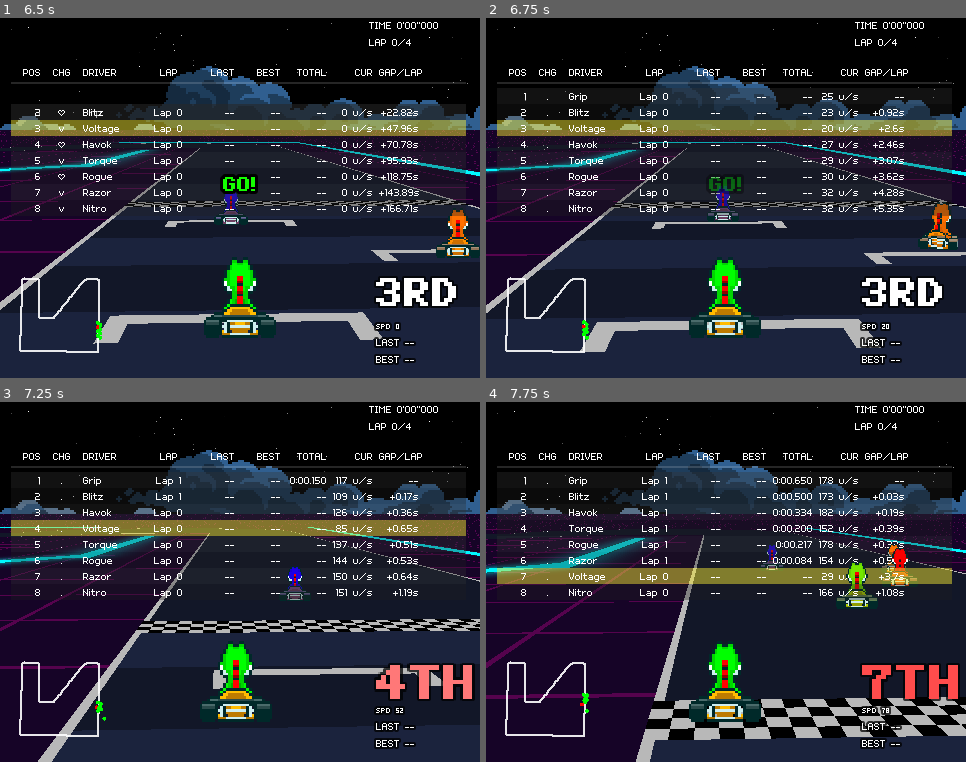
Above: before the commit, frames 1-4 (two rows, left to right).
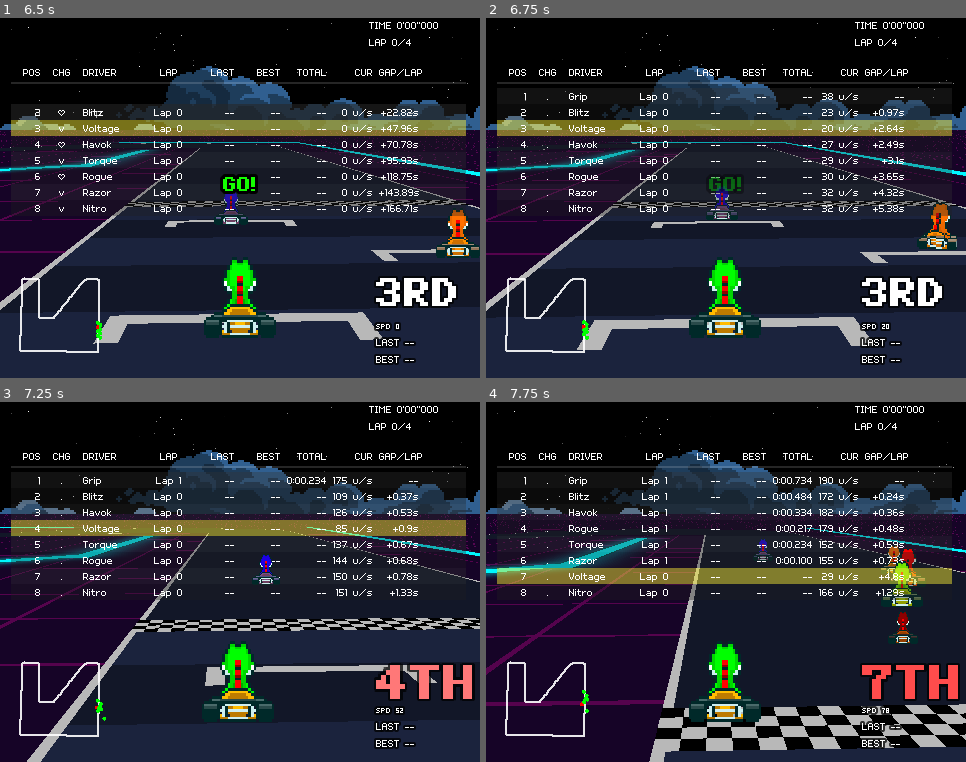
Above: after the commit, the same moments.

Repository: Tekknobot/Kart7
Game: Godot game, scene res://Scenes/main.tscn
Two runs of this game, one before a commit and one after it. Both use one fixed random seed, a clock stepped at 60 frames per second and the inputs below.
Inputs (mouse positions are in pixels of both pictures, inside the frame that each line leads up to):
- Up to frame 1 (6.5 s): tap Enter (ui_accept) at 0.5, 5.75 s; move the mouse to (345, 180) at 0.52 s; hold D (Right) 0.53-1.25 s; hold Shift (Drift) 0.53-1.25 s; click (345, 180) at 0.67 s; tap Space (Hop) at 0.77, 3.77 s; drag from (144, 216) to (216, 270) at 1.27 s; move the mouse to (288, 118) at 2.02 s; hold D (Right) 2.03-2.75 s; tap Tab at 2.1 s; drag from (216, 270) to (96, 144) at 2.77 s; move the mouse to (384, 252) at 3.52 s; hold A (Left) 3.53-4.25 s; tap E (Item) at 3.6 s; drag from (96, 144) to (168, 108) at 4.27 s; move the mouse to (264, 198) at 5.02 s; hold S (Brake) 5.03-5.75 s; hold Shift (Drift) 5.03-5.75 s; click (264, 198) at 5.17 s; drag from (168, 108) to (144, 216) at 5.77 s
- Up to frame 2 (6.75 s): tap Enter (ui_accept) at 6.5 s; move the mouse to (831, 180) at 6.52 s; hold W (Forward) from 6.53 s (still down); tap Tab at 6.6 s
- Up to frame 3 (7.25 s): keep holding W (Forward); tap Space (Hop) at 6.77 s
- Up to frame 4 (7.75 s): release W (Forward) at 7.25 s; drag from (630, 600) to (702, 654) at 7.27 s

Frame 1 is identical in both runs. In frame 2, 2.9% of the frame differs, in the area x 0-100%, y 20-93%; in frame 3, 7.5%; in frame 4, 13%, in the area x 0-100%, y 20-100%.

Commit message:
Bump almost resolved.

Diff:
--- a/Scenes/main.tscn
+++ b/Scenes/main.tscn
@@ -1284,6 +1284,7 @@
 [node name="Grip" type="Node2D" parent="Sprite Handler/Racers" node_paths=PackedStringArray("_collisionHandler", "_spriteGFX")]
 script = ExtResource("16_hibaj")
 player_ref = NodePath("../Voltage")
+lane_offset_px = 8.0
 target_speed = 150.0
 accel = 120.0
 max_speed_override = 420.0
@@ -1308,6 +1309,7 @@
 _collisionHandler = NodePath("../../../Map/Collision Handler")
 path_ref = NodePath("../../../SubViewport/PathOverlay2D")
 pseudo3d_ref = NodePath("../../../Map")
+lane_offset = 4.0
 ai_auto_launch = false
 ai_launch_delay_s = 0.0
 ai_launch_time_s = 0.0
@@ -1352,6 +1354,7 @@
 [node name="Torque" type="Node2D" parent="Sprite Handler/Racers" node_paths=PackedStringArray("_collisionHandler", "_spriteGFX")]
 script = ExtResource("16_hibaj")
 player_ref = NodePath("../Voltage")
+lane_offset_px = 8.0
 target_speed = 150.0
 accel = 120.0
 max_speed_override = 420.0
@@ -1377,6 +1380,7 @@
 _collisionHandler = NodePath("../../../Map/Collision Handler")
 path_ref = NodePath("../../../SubViewport/PathOverlay2D")
 pseudo3d_ref = NodePath("../../../Map")
+lane_offset = 4.0
 ai_auto_launch = false
 ai_launch_delay_s = 0.0
 ai_launch_time_s = 0.0
@@ -1422,6 +1426,7 @@
 [node name="Razor" type="Node2D" parent="Sprite Handler/Racers" node_paths=PackedStringArray("_collisionHandler", "_spriteGFX")]
 script = ExtResource("16_hibaj")
 player_ref = NodePath("../Voltage")
+lane_offset_px = 8.0
 target_speed = 150.0
 accel = 120.0
 max_speed_override = 420.0
@@ -1446,6 +1451,7 @@
 _collisionHandler = NodePath("../../../Map/Collision Handler")
 path_ref = NodePath("../../../SubViewport/PathOverlay2D")
 pseudo3d_ref = NodePath("../../../Map")
+lane_offset = 4.0
 ai_auto_launch = false
 ai_launch_delay_s = 0.0
 ai_launch_time_s = 0.0
@@ -1491,6 +1497,7 @@
 [node name="Havok" type="Node2D" parent="Sprite Handler/Racers" node_paths=PackedStringArray("_collisionHandler", "_spriteGFX")]
 script = ExtResource("16_hibaj")
 player_ref = NodePath("../Voltage")
+lane_offset_px = 8.0
 target_speed = 150.0
 accel = 120.0
 max_speed_override = 420.0
@@ -1514,6 +1521,7 @@
 _collisionHandler = NodePath("../../../Map/Collision Handler")
 path_ref = NodePath("../../../SubViewport/PathOverlay2D")
 pseudo3d_ref = NodePath("../../../Map")
+lane_offset = 4.0
 ai_auto_launch = false
 ai_launch_delay_s = 0.0
 ai_launch_time_s = 0.0
@@ -1559,6 +1567,7 @@
 [node name="Blitz" type="Node2D" parent="Sprite Handler/Racers" node_paths=PackedStringArray("_collisionHandler", "_spriteGFX")]
 script = ExtResource("16_hibaj")
 player_ref = NodePath("../Voltage")
+lane_offset_px = 8.0
 target_speed = 150.0
 accel = 120.0
 max_speed_override = 420.0
@@ -1583,6 +1592,7 @@
 _collisionHandler = NodePath("../../../Map/Collision Handler")
 path_ref = NodePath("../../../SubViewport/PathOverlay2D")
 pseudo3d_ref = NodePath("../../../Map")
+lane_offset = 4.0
 ai_auto_launch = false
 ai_launch_delay_s = 0.0
 ai_launch_time_s = 0.0
@@ -1628,6 +1638,7 @@
 [node name="Nitro" type="Node2D" parent="Sprite Handler/Racers" node_paths=PackedStringArray("_collisionHandler", "_spriteGFX")]
 script = ExtResource("16_hibaj")
 player_ref = NodePath("../Voltage")
+lane_offset_px = 8.0
 target_speed = 150.0
 accel = 120.0
 max_speed_override = 420.0
@@ -1652,6 +1663,7 @@
 _collisionHandler = NodePath("../../../Map/Collision Handler")
 path_ref = NodePath("../../../SubViewport/PathOverlay2D")
 pseudo3d_ref = NodePath("../../../Map")
+lane_offset = 4.0
 ai_auto_launch = false
 ai_launch_delay_s = 0.0
 ai_launch_time_s = 0.0
@@ -1697,6 +1709,7 @@
 [node name="Rogue" type="Node2D" parent="Sprite Handler/Racers" node_paths=PackedStringArray("_collisionHandler", "_spriteGFX")]
 script = ExtResource("16_hibaj")
 player_ref = NodePath("../Voltage")
+lane_offset_px = 8.0
 target_speed = 150.0
 accel = 120.0
 max_speed_override = 420.0
@@ -1721,6 +1734,7 @@
 _collisionHandler = NodePath("../../../Map/Collision Handler")
 path_ref = NodePath("../../../SubViewport/PathOverlay2D")
 pseudo3d_ref = NodePath("../../../Map")
+lane_offset = 4.0
 ai_auto_launch = false
 ai_launch_delay_s = 0.0
 ai_launch_time_s = 0.0
--- a/Scripts/World Elements/Racers/Opponent.gd
+++ b/Scripts/World Elements/Racers/Opponent.gd
@@ -1177,11 +1177,13 @@
 
 # 40% of sprite row height, with a floor (in pixels)
 func _ai_collision_radius_px() -> float:
-	var spr := ReturnSpriteGraphic()
-	var h := 32.0
-	if spr != null and "region_rect" in spr and spr.region_rect.size.y > 0.0:
-		h = spr.region_rect.size.y
-	return max(10.0, h * 0.40)
+	# If this racer exposes a per-entity radius, use it (px)
+	if has_method("ReturnCollisionRadiusUV"):
+		return max(0.0, float(call("ReturnCollisionRadiusUV")) * _pos_scale_px())
+	# tiny fallback only if nothing provided
+	var s := ReturnSpriteGraphic()
+	var h = (s.region_rect.size.y if s != null and "region_rect" in s else 32.0)
+	return max(0.0, h * 0.20)  # <= was max(10.0, h*0.40)
 
 # Resolve overlap against nearby racers (AI and player) and add a small impulse
 func _ai_resolve_body_overlap(next_pos: Vector3, dt: float) -> Vector3:
@@ -1201,21 +1203,21 @@
 		if abs(p3.x) <= 2.0 and abs(p3.z) <= 2.0:
 			other_px *= _pos_scale_px()
 
-		# Estimate other radius similarly (works for player/opponents)
+		# other radius (prefer per-entity; otherwise small fallback)
 		var orad := my_r
 		if n.has_method("ReturnCollisionRadiusUV"):
-			# if someone exposes UV radius, prefer it
 			var ruv := float(n.call("ReturnCollisionRadiusUV"))
-			orad = max(8.0, ruv * _pos_scale_px())
+			orad = max(0.0, ruv * _pos_scale_px())
 		else:
-			# fallback: 40% of their sprite height
+			var s = null
 			if n.has_method("ReturnSpriteGraphic"):
-				var s = n.call("ReturnSpriteGraphic")
-				if s != null and "region_rect" in s and s.region_rect.size.y > 0.0:
-					orad = max(8.0, s.region_rect.size.y * 0.40)
-
-		# broad-phase AABB
-		var pad := my_r + orad + 8.0
+				s = n.call("ReturnSpriteGraphic")
+			if s != null and "region_rect" in s and s.region_rect.size.y > 0.0:
+				orad = max(0.0, s.region_rect.size.y * 0.20)
+
+		# broad-phase AABB padding (smaller)
+		var pad := my_r + orad + 2.0    # <= was +8.0
+
 		if abs(other_px.x - my_px.x) > pad or abs(other_px.y - my_px.y) > pad:
 			continue
 
--- a/Scripts/World Elements/Racers/Racer.gd
+++ b/Scripts/World Elements/Racers/Racer.gd
@@ -20,7 +20,7 @@
 var _isPushedBack : bool = false
 var _pushbackTime : float = 0.3
 var _currPushbackTime : float = 0.0
-var _bumpIntensity : float = 0.06
+var _bumpIntensity : float = 0.016
 
 # --- DROP-IN: references required by helpers ---
 @export var path_ref: NodePath
